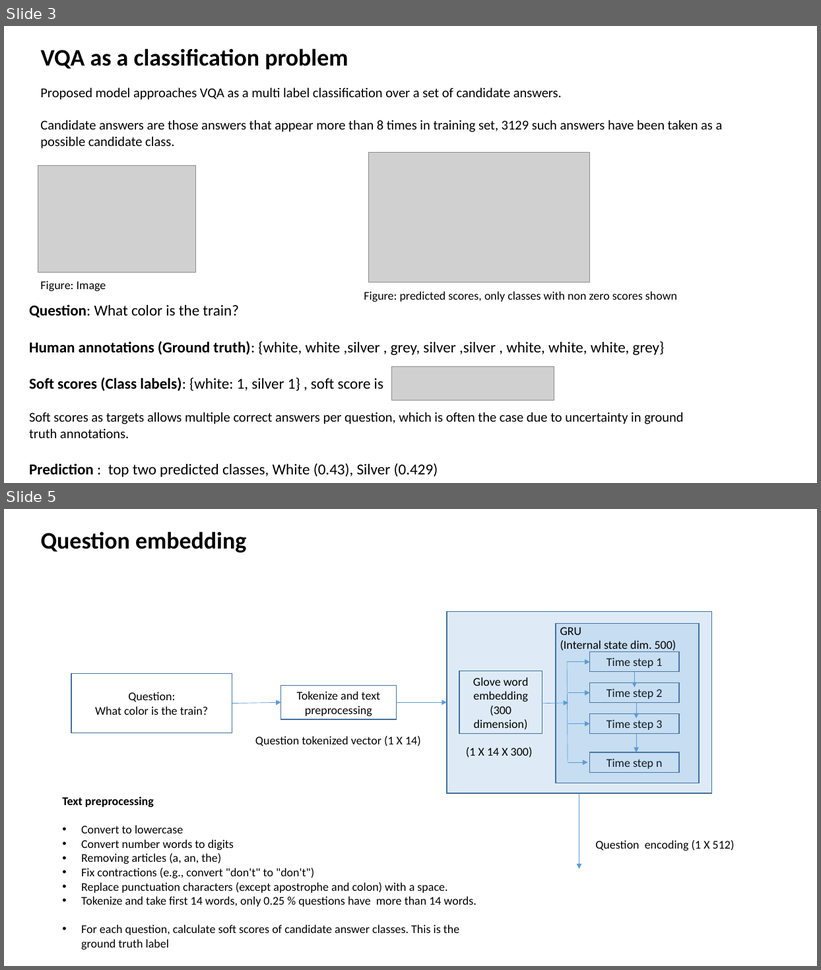
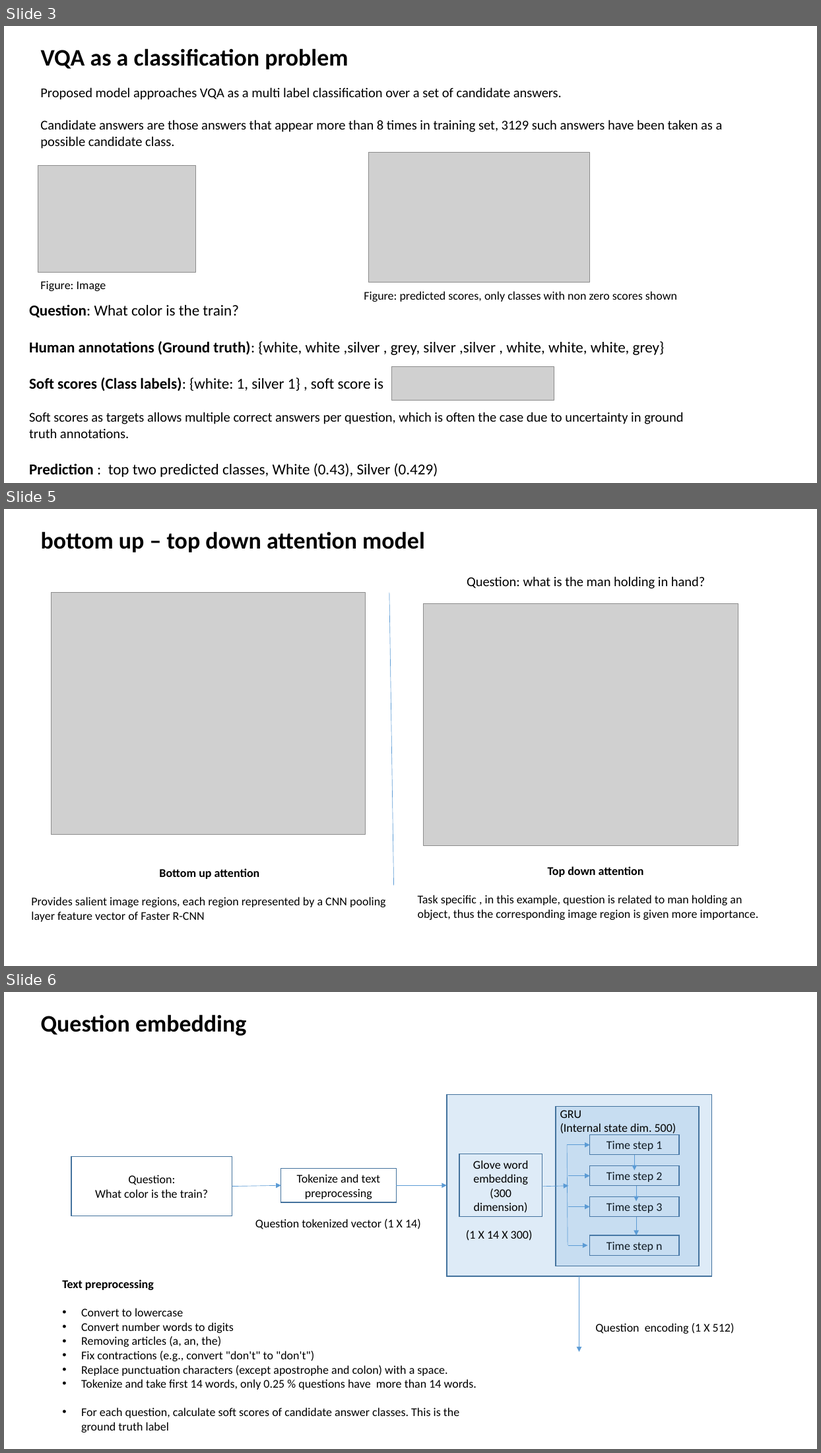
Before and after one commit to HarishMashetty/VisualQuestionAnswering, a slide deck: Project Proposal/VQA presentation.pptx. Shown one above the other, each under a label of ours: slides 3 and 5 before the commit, slides 3, 5 and 6 after it; the slides between them are not shown. The pictures are 821x970 and 821x1453 pixels, drawn with LibreOffice and Linux fonts; fonts in the diff are those of the drawing; grey boxes stand for pictures. Boxes give left, top, right and bottom in pixels: in the first picture for what was removed or moved away, otherwise in the second. Text is boxed around its words. In the diff, an @@ line names an element or a change of style, - is before the commit and + after.

```diff
--- a/Project Proposal/VQA presentation.pptx
+++ b/Project Proposal/VQA presentation.pptx
@@ slide 5 added at [4,509,817,966], background #FFFFFF @@
@@ title added at [41,531,425,553], 28 pt, text #000000, bold @@
+bottom up – top down attention model
@@ text added at [467,576,706,589], 16 pt, text #000000 @@
+Question: what is the man holding in hand?
@@ picture added at [51,593,366,835] @@
@@ line added from (389, 593) to (394, 886), #5B9BD5 0.5 pt @@
@@ picture added at [424,604,739,846] @@
@@ text added at [31,869,386,922], 14 pt, text #000000 @@
+Bottom up attention
+Provides salient image regions, each region represented by a CNN pooling layer feature vector of Faster R-CNN
@@ text added at [418,867,759,920], 14 pt, text #000000 @@
+Top down attention
+Task specific , in this example, question is related to man holding an object, thus the corresponding image region is given more importance.
@@ what was slide 5 is now slide 6 @@
```
Also in this commit, not shown: 6 slides changed, 1 other slide added, 3 other files.
